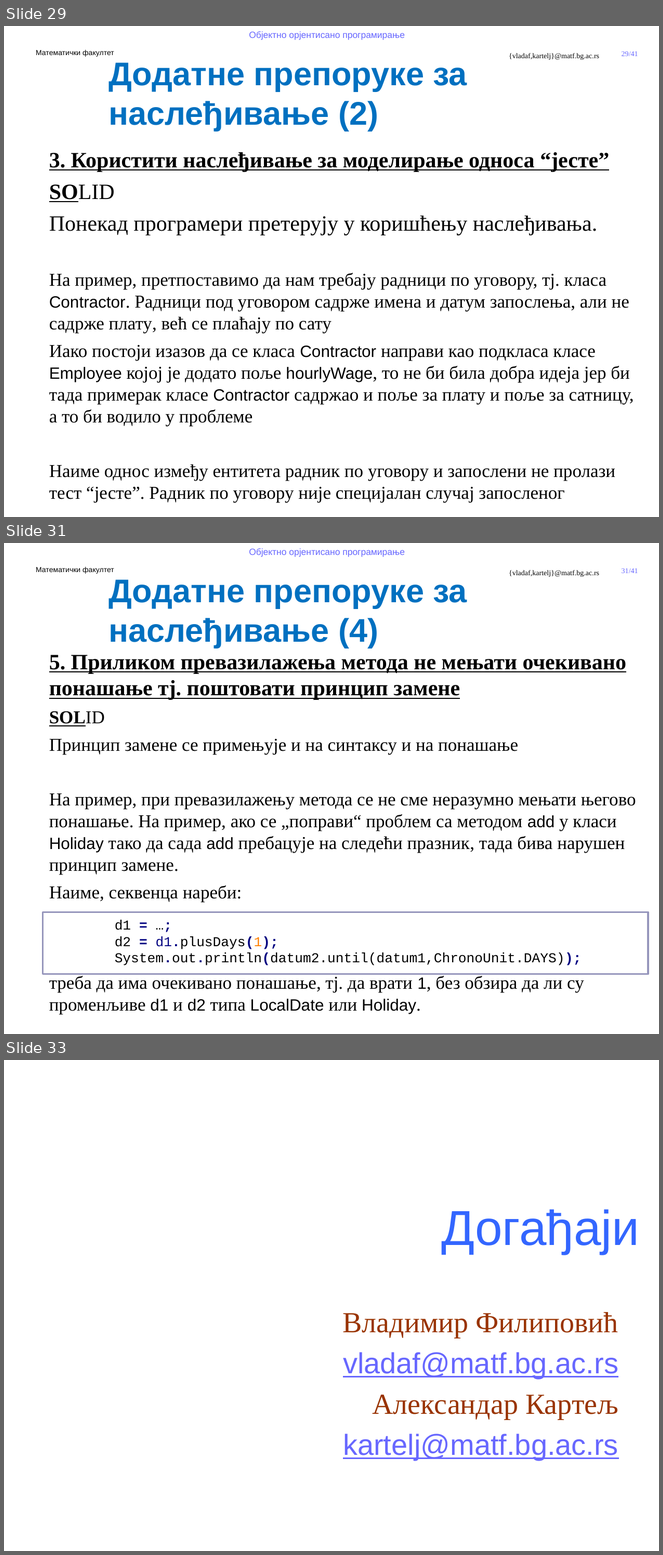
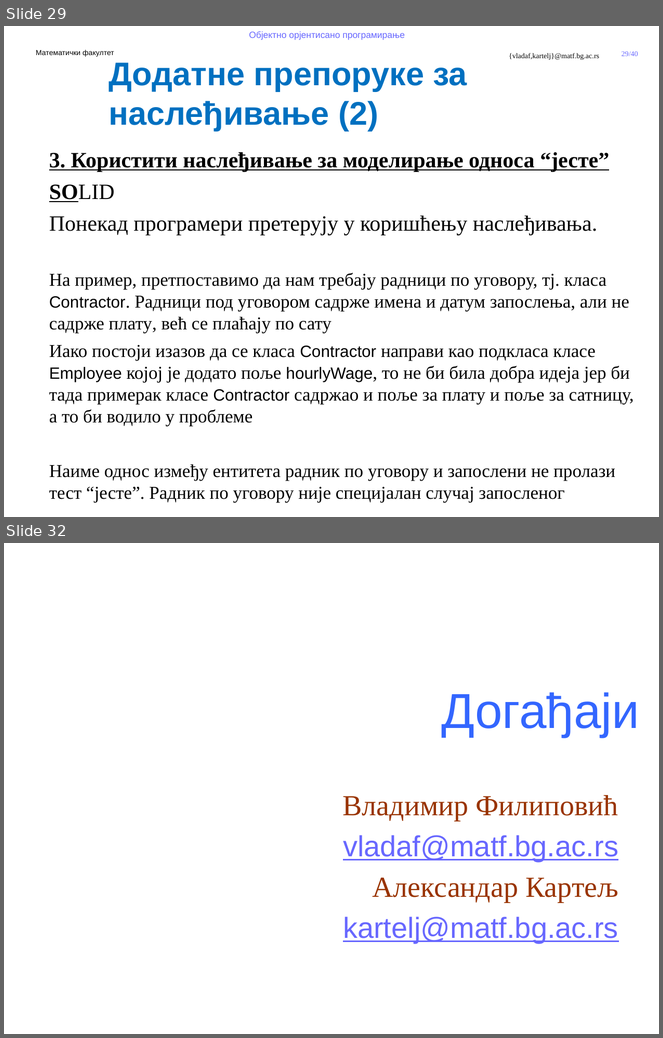
Before and after one commit to MatfOOP/OOP, a slide deck: predavanja/prezentacije/OOP11-Apstraktne klase i interfejsi.pptx. Shown one above the other, each under a label of ours: slides 29, 31 and 33 before the commit, slides 29 and 32 after it; the slides between them are not shown. The pictures are 663x1555 and 663x1038 pixels, drawn with LibreOffice and Linux fonts; fonts in the diff are those of the drawing; background and template pictures are left out. Boxes give left, top, right and bottom in pixels: in the first picture for what was removed or moved away, otherwise in the second. Text is boxed around its words. In the diff, an @@ line names an element or a change of style, - is before the commit and + after.

Commit message:
поправио презентацију

```diff
--- a/predavanja/prezentacije/OOP11-Apstraktne klase i interfejsi.pptx
+++ b/predavanja/prezentacije/OOP11-Apstraktne klase i interfejsi.pptx
@@ slide 31 removed at [4,543,659,1034], background #FFFFFF; not listed: 5 template elements that a slide beside it also shows @@
@@ text removed at [109,579,467,648] @@
-Додатне препоруке за наслеђивање (4)
@@ text removed at [49,655,636,1015] @@
-5. Приликом превазилажења метода не мењати очекивано понашање тј. поштовати принцип замене
-SOLID
-Принцип замене се примењује и на синтаксу и на понашање
-На пример, при превазилажењу метода се не сме неразумно мењати његово понашање. На пример, ако се „поправи“ проблем са методом add у класи Holiday тако да сада add пребацује на следећи празник, тада бива нарушен принцип замене.
-Наиме, секвенца нареби:
-d1 = …;
-d2 = d1.plusDays(1);
-System.out.println(datum2.until(datum1,ChronoUnit.DAYS));
-треба да има очекивано понашање, тј. да врати 1, без обзира да ли су променљиве d1 и d2 типа LocalDate или Holiday.
@@ rectangle removed at [42,913,648,974] @@
@@ page number at [622,51,638,56]: text changed @@
-29/41
+29/40
@@ what was slide 33 is now slide 32 @@
```
Also in this commit, not shown: 2 slides changed, 1 other file.
